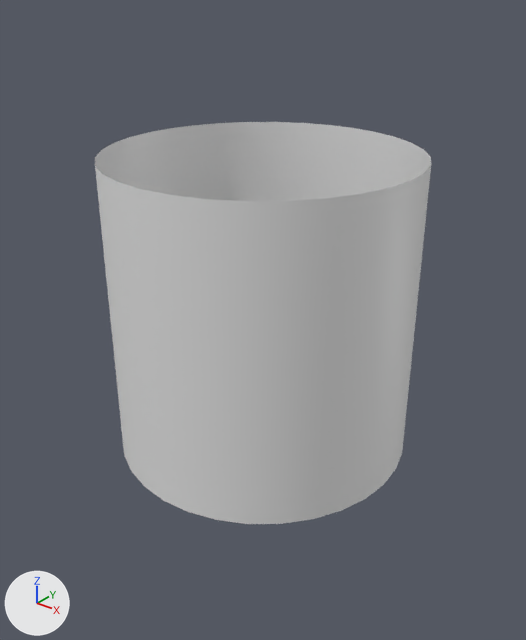
The FBX model Assets/Models/Cylinder01.fbx as it was, and as the next commit left it.
One viewpoint serves both versions: a 50 mm camera at (2.76, -3.45, 3.02) aimed at (0.11, -0.14, 0.97). The lights are fixed; the arrows at lower left show +X, +Y and +Z.

Objects in the first picture: 'CylinderWater'.
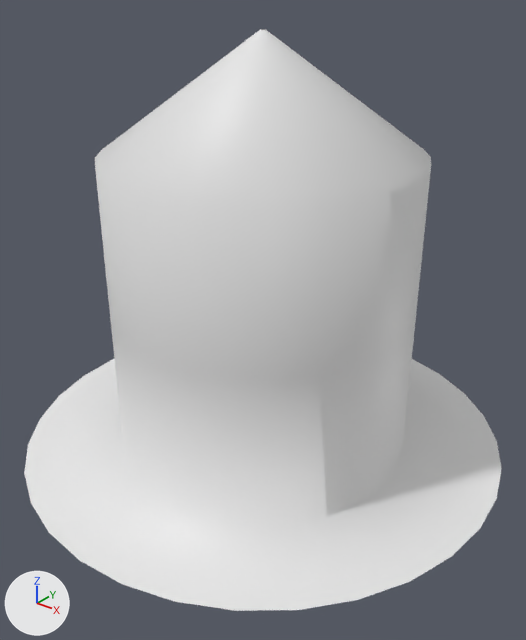
What differs and where, as boxes [x1, y1, x2, y2] in the pictures (526 x 640 px):
```json
{"object": "CylinderWater", "change": "reshaped", "before": [95, 122, 431, 524], "after": [24, 29, 502, 611], "on screen": "42% wider, 45% taller"}
{"part": 1, "of": "me_cylinder_007", "change": "added", "after": [24, 29, 502, 611]}
```

The change, as JSON lines over the scene's bpy script:
```json
{"block": "me_cylinder_007", "where": "# used by ob_cylinderwater; location = (0.0, 0.0, 0.0)"}
{"op": "remove", "block": "me_cylinder_007", "code": "me_cylinder_007.from_pydata(...)  # 64 vertices, 32 faces; spans x -1.0..1.0, y -1.0..1.0, z 0.0..2.0"}
{"op": "add", "block": "me_cylinder_007", "code": "me_cylinder_007.from_pydata(...)  # 320 vertices, 256 faces; spans x -1.66..1.66, y -1.66..1.66, z 0.0..2.7"}
{"block": "me_cylinder_007", "change": "me_cylinder_007 part 1: 256 vertices added at x -1.66..1.66, y -1.66..1.66, z 0.0..2.7"}
```
